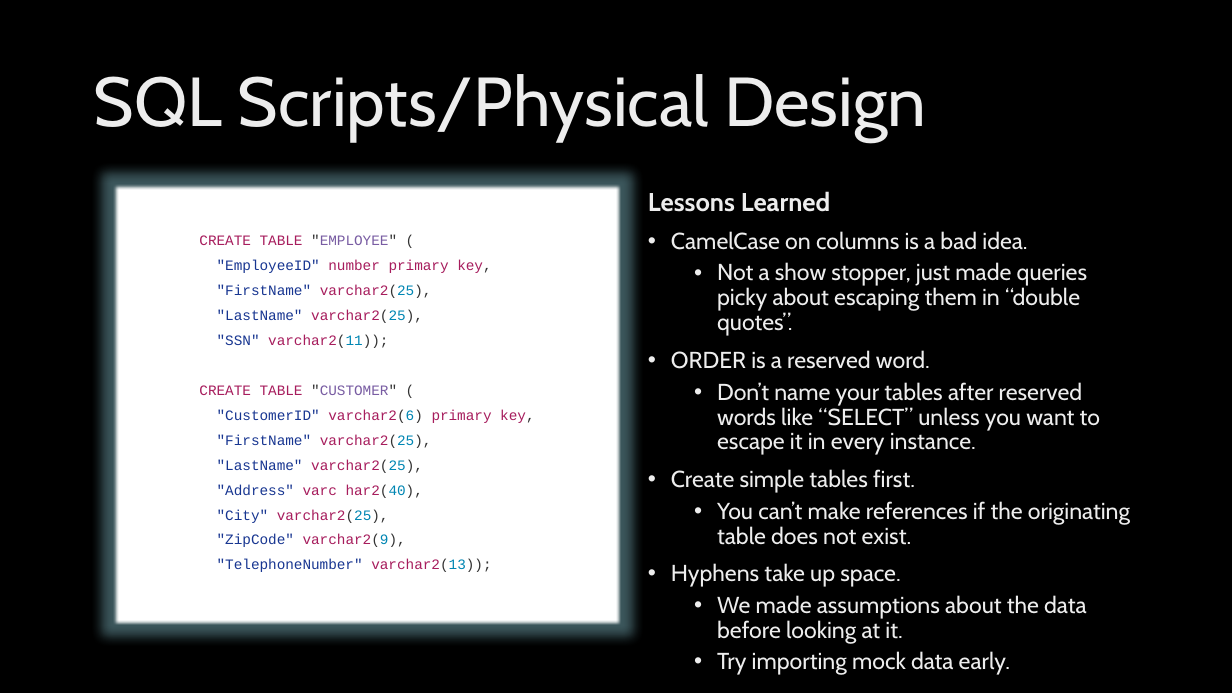
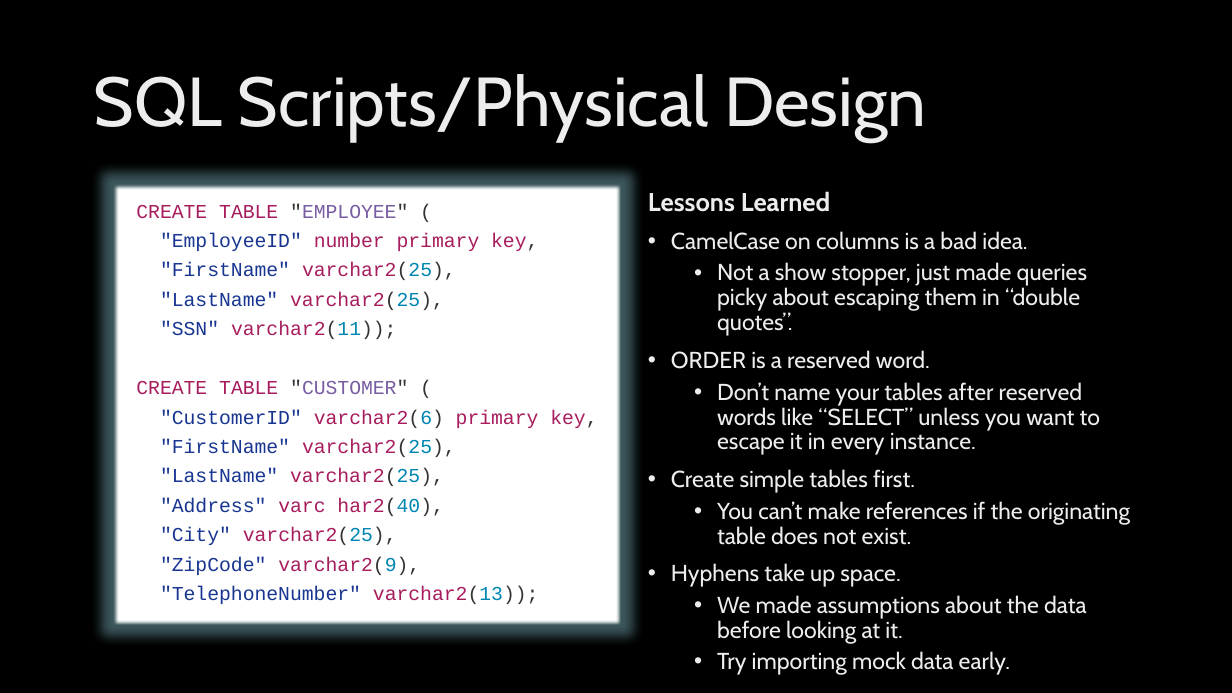
Before and after one commit to itsbenweeks/itsbenweeks.spellbook, a slide deck: slide 5 of database_architecture/retail_mgmg_system/CS579 Project Presentation.pptx. Drawn at 1232x693 pixels with LibreOffice and Linux fonts; fonts in the diff are those of the drawing; background and template pictures are left out. Boxes give left, top, right and bottom in pixels: in the first picture for what was removed or moved away, otherwise in the second. Text is boxed around its words. In the diff, an @@ line names an element or a change of style, - is before the commit and + after.

```diff
--- a/database_architecture/retail_mgmg_system/CS579 Project Presentation.pptx
+++ b/database_architecture/retail_mgmg_system/CS579 Project Presentation.pptx
@@ text "CREATE TABLE "EMPLOYEE" (" at <box>113,185,621,625</box>: size 11.2 to 15.4 pt @@
```
Also in this commit, not shown: 1 slide added.
